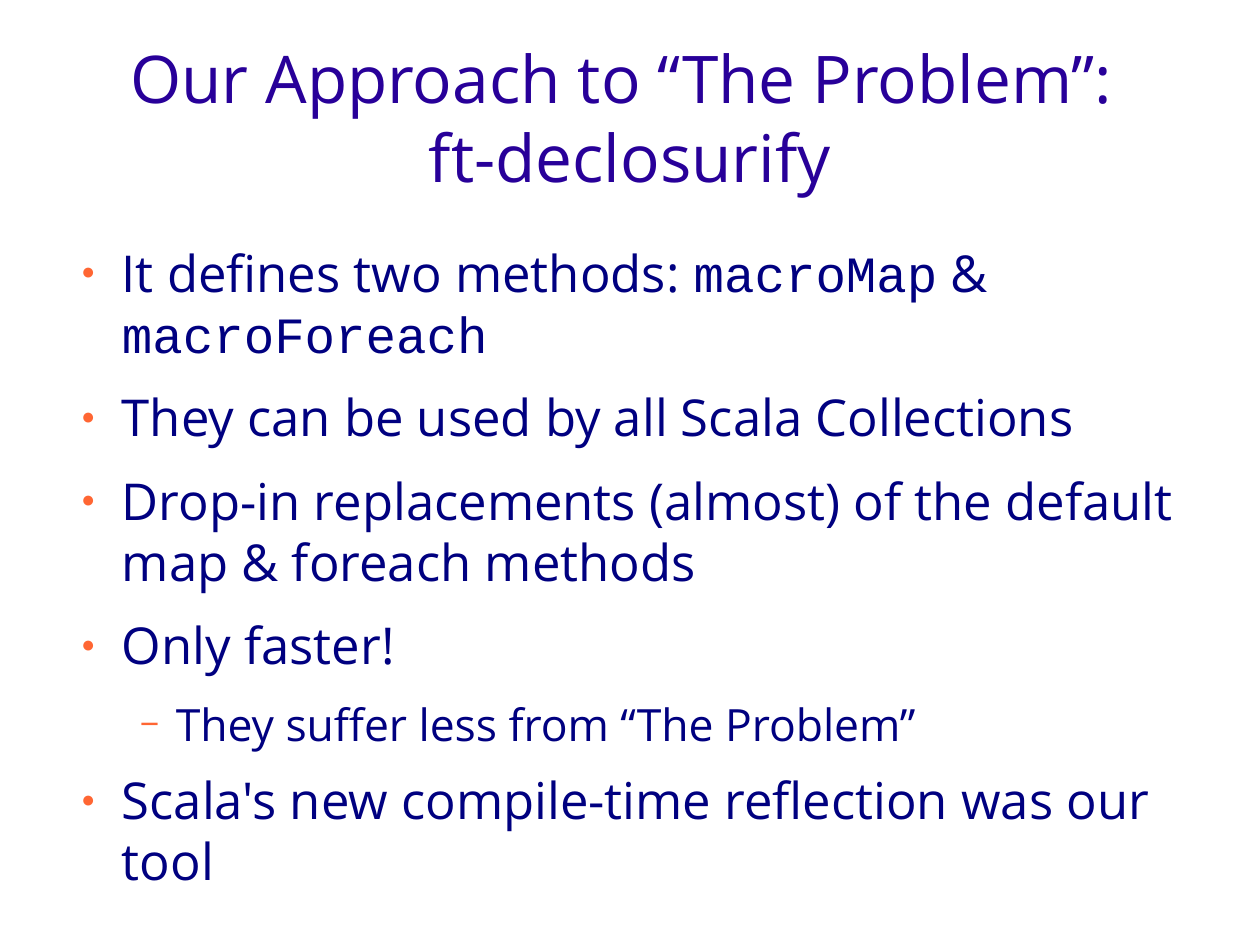
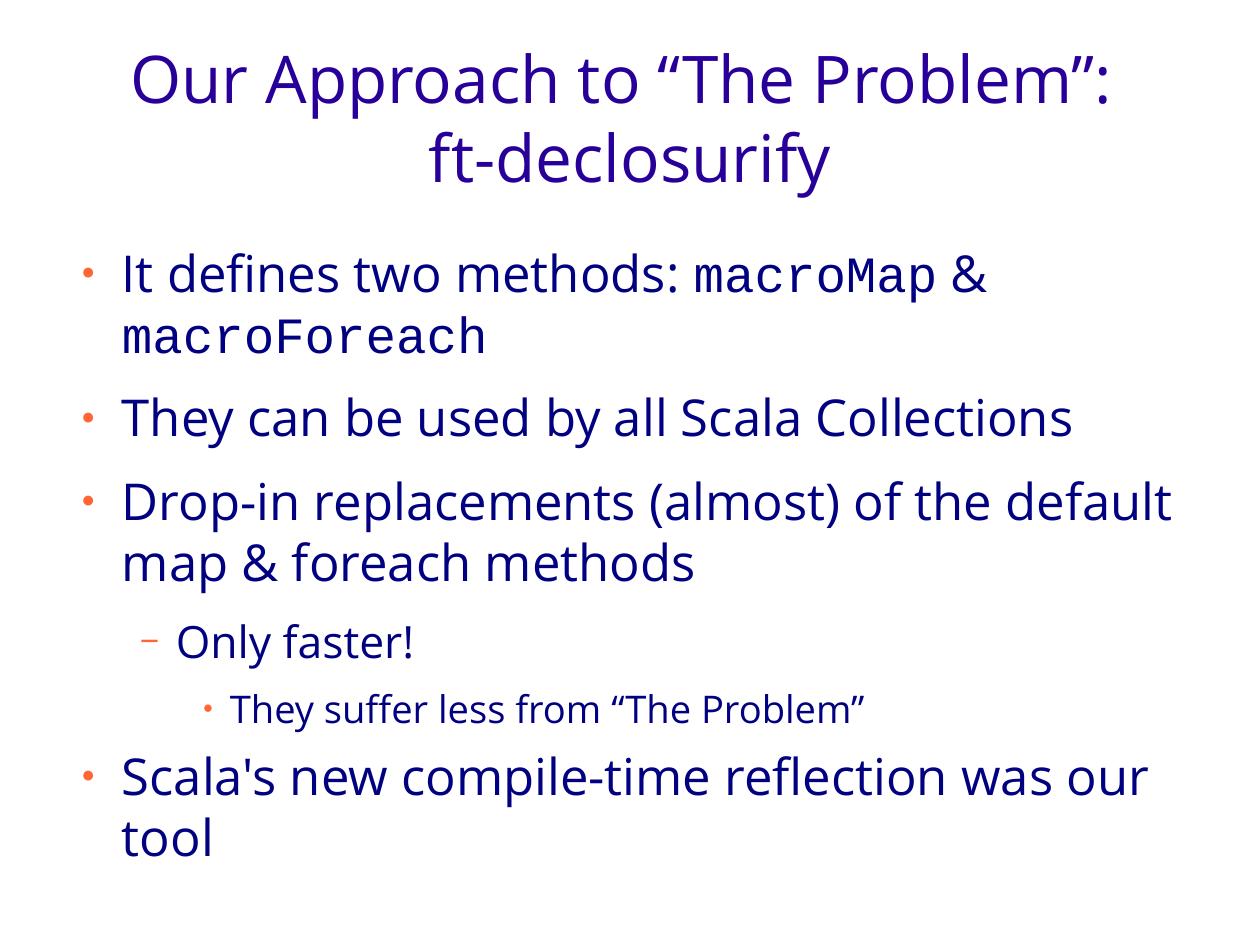
Before and after one commit to geo-kollias/msc-thesis-tex, a slide deck: slide 6 of geokollias_msc_thesis_pres.odp (slide 5 before the commit). Drawn at 1260x945 pixels with LibreOffice and Linux fonts; fonts in the diff are those of the drawing; background and template pictures are left out. Boxes give left, top, right and bottom in pixels: in the first picture for what was removed or moved away, otherwise in the second. Text is boxed around its words. In the diff, an @@ line names an element or a change of style, - is before the commit and + after.

```diff
--- a/geokollias_msc_thesis_pres.odp
+++ b/geokollias_msc_thesis_pres.odp
@@ text at [176, 624, 864, 732]: size 32 to 28 pt in "Only faster!"; size 28 to 24 pt in "They suffer less from “The Problem”"; bullet ● to −; list level 1 to 2 in "Only faster!"; bullet − to ●; list level 2 to 3 in "They suffer less from “The ..." @@
@@ page number removed at [917, 821, 1211, 886] @@
-5
```
Also in this commit, not shown: 21 other slides changed, 4 slides added, 2 slides removed.
